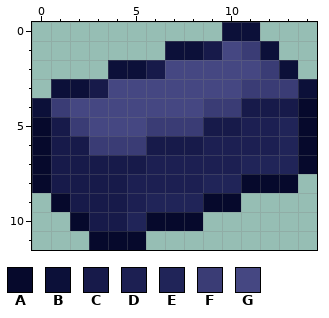
File history of a pixel-art sprite, Items/Materials/InterstellarMetal.png. This is how it looked before the edit.
The file is 30x24 pixels, drawn in blocks of 2x2; one block is one cell here. Colours within 5 levels of each other are drawn and written as one.
Palette (. is transparent): A #06092c  B #0c1039  C #171a4a  D #1c1f52  E #202458  F #3a3c75  G #454782
Pixels before, first column x 0:
 0 ..........BB...
 1 .......BBCGFB..
 2 ....BBCGGGGGFB.
 3 .BBCGGGGGGGFFFB
 4 BFGGGGGGGFFCCCA
 5 ACFGGGFFFCCDDEA
 6 ACCFFFCCCDDDDEA
 7 ACCCCCDDDDDEEEA
 8 ACCCCDDDDEEAAA.
 9 .ACCCDEEEAA....
10 ..ACCEAAA......
11 ...AAA.........
Now the later version:
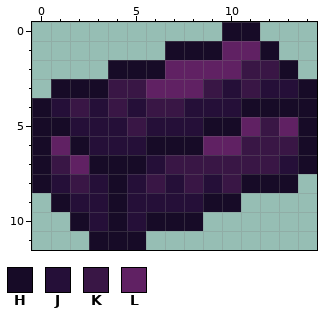
Colours new in this view: H #170b27  J #250f38  K #391645  L #602163
Difference:
Changed rows in their new state; - is an unchanged pixel.
first column x 0:
 0 ----------HH---
 1 -------HHHLLH--
 2 ----HHHLLLLKKH-
 3 -HHHKKLLLKJKJJH
 4 HJKJKJKKJJJHHHH
 5 HHJJJKJJJHHLKLH
 6 HLHJJJHHHLLKKKH
 7 HKLHHHJKKKKKKJH
 8 HJKJHJKJKJKHHH-
 9 -HJJHJJJJHH----
10 --HJHJHHH------
11 ---HHH---------
Where, in picture pixels (left, top, right, bottom), the same in both pictures:
changed: (32, 22, 317, 250)
